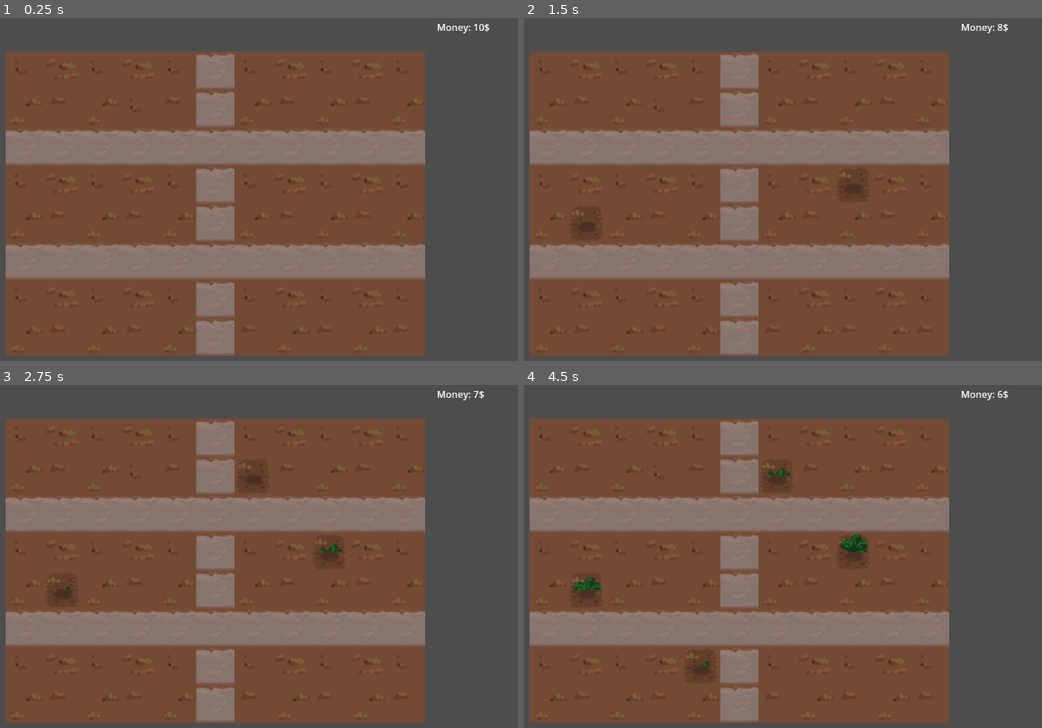
Above: before the commit, frames 1-4 (two rows, left to right).
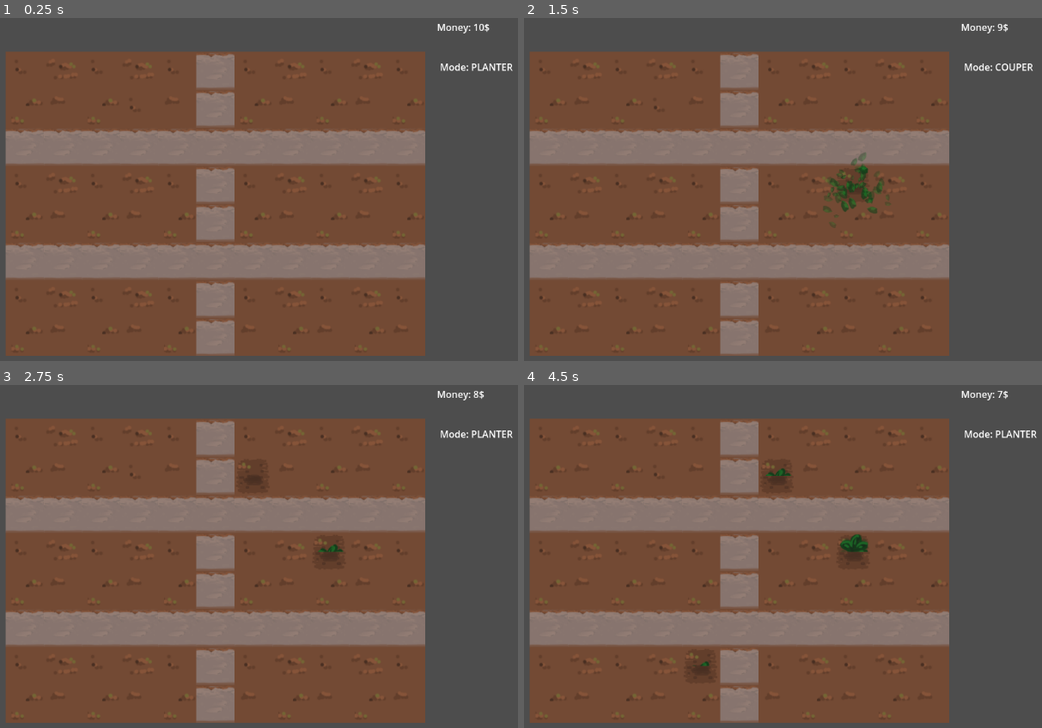
Above: after the commit, the same moments.

Repository: serrureriehurluberlesque/EGJ2025
Game: Godot game, scene res://scenes/world/world.tscn
Same seed, same stepped clock (60 frames per second), same inputs: the game is played once before the commit and once after it.
Inputs (mouse positions are in pixels of both pictures, inside the frame that each line leads up to):
- Up to frame 1 (0.25 s): no input
- Up to frame 2 (1.5 s): tap Enter at 0.5 s; move the mouse to (871, 186) at 0.52 s; press the mouse at (871, 186) at 0.53 s; tap C (cut_mode, bound only after the commit) at 0.8, 1.35 s; move the mouse to (580, 223) at 1.27 s; release the mouse at (580, 223) at 1.28 s; click (580, 223) at 1.42 s
- Up to frame 3 (2.75 s): tap P (plant_mode, bound only after the commit) at 1.55 s; move the mouse to (264, 487) at 2.02 s; hold P (plant_mode, bound only after the commit) from 2.03 s (still down); click (264, 487) at 2.3 s
- Up to frame 4 (4.5 s): tap Space at 2.75, 4.25 s; move the mouse to (684, 649) at 2.77 s; release P (plant_mode, bound only after the commit) at 2.78 s; click (684, 649) at 2.85 s; tap C (cut_mode, bound only after the commit) at 3.05 s; tap Enter at 3.5 s; move the mouse to (928, 631) at 3.52 s; hold C (cut_mode, bound only after the commit) 3.53-4.28 s; click (928, 631) at 3.67 s; tap P (plant_mode, bound only after the commit) at 3.8, 4.35 s; move the mouse to (outside the picture) at 4.27 s

The runs differ from the first frame. In frame 1, 0.2% of the frame differs, in the area x 85-100%, y 13-16%; in frame 2, 1.0%, in the area x 9-99%, y 2-64%; in frame 3, 0.3%; in frame 4, 0.5%.

Commit message:
Add mode and harvest

Diff:
--- a/egj2025/project.godot
+++ b/egj2025/project.godot
@@ -22,6 +22,16 @@
 "events": [Object(InputEventMouseButton,"resource_local_to_scene":false,"resource_name":"","device":-1,"window_id":0,"a …(258 unchanged characters)…
 ]
 }
+cut_mode={
+"deadzone": 0.2,
+"events": [Object(InputEventKey,"resource_local_to_scene":false,"resource_name":"","device":-1,"window_id":0,"alt_pressed":false,"shift_pressed":false,"ctrl_pressed":false,"meta_pressed":false,"pressed":false,"keycode":0,"physical_keycode":67,"key_label":0,"unicode":99,"location":0,"echo":false,"script":null)
+]
+}
+plant_mode={
+"deadzone": 0.2,
+"events": [Object(InputEventKey,"resource_local_to_scene":false,"resource_name":"","device":-1,"window_id":0,"alt_pressed":false,"shift_pressed":false,"ctrl_pressed":false,"meta_pressed":false,"pressed":false,"keycode":0,"physical_keycode":80,"key_label":0,"unicode":112,"location":0,"echo":false,"script":null)
+]
+}
 
 [rendering]
 
--- a/egj2025/scenes/world/world.gd
+++ b/egj2025/scenes/world/world.gd
@@ -11,30 +11,64 @@
 
 const SEED_COST = 1
 
-var plant_coords = []
+enum Mode {PLANT_MODE, CUT_MODE, WATER_MODE}
+
+const mode_strs = {
+	Mode.PLANT_MODE: "PLANTER",
+	Mode.CUT_MODE: "COUPER",
+}
+
+var plants = {}
 var moneyy = 10
+var current_mode = Mode.PLANT_MODE
 
 func _ready():
-	update_moneyy()
+	display_moneyy()
+	display_mode()
 
 func _input(event):
 	if event.is_action_pressed("activate"):
 		var map_coords = $Map.local_to_map(event.position)
 
-		if $Map.get_cell_atlas_coords(map_coords) in EARTH_TILES_ATLAS_COORDS \
-		and map_coords not in plant_coords \
-		and self.moneyy >= SEED_COST:
+		if current_mode == Mode.PLANT_MODE and can_plant(map_coords):
 			$Map.set_cell(map_coords, 2, Vector2i(2,1))
 			var new_plant = plant_.instantiate()
 			new_plant.position = $Map.map_to_local(map_coords)
 			new_plant.z_index = map_coords[1]
+			new_plant.connect("cutted", harvest_plant.bind(map_coords))
 			add_child(new_plant)
-			plant_coords.append(map_coords)
+			plants[map_coords] = new_plant
 
 			# Update moneyy
 			self.moneyy -= SEED_COST
-			update_moneyy()
+			display_moneyy()
 
+	elif event.is_action_pressed("cut_mode"):
+		current_mode = Mode.CUT_MODE
+		display_mode()
+	elif event.is_action_pressed("plant_mode"):
+		current_mode = Mode.PLANT_MODE
+		display_mode()
 
-func update_moneyy():
-	$MoneyyLabel.text = "Money: %d$" % self.moneyy
+func _physics_process(delta: float) -> void:
+	if current_mode == Mode.CUT_MODE and Input.is_mouse_button_pressed(MOUSE_BUTTON_LEFT):
+		var mouse_position = get_viewport().get_mouse_position()
+		var map_coords = $Map.local_to_map(mouse_position)
+		if map_coords in plants.keys():
+			plants[map_coords].cut(delta)
+
+func can_plant(map_coords: Vector2i):
+	return $Map.get_cell_atlas_coords(map_coords) in EARTH_TILES_ATLAS_COORDS \
+		and map_coords not in plants.keys() \
+		and self.moneyy >= SEED_COST
+
+func harvest_plant(price, coords):
+	plants.erase(coords)
+	self.moneyy += price
+	display_moneyy()
+
+func display_moneyy():
+	$MoneyyLabel.text = "Money: %d$" % moneyy
+
+func display_mode():
+	$ModeLabel.text = "Mode: %s" % mode_strs[current_mode]
--- a/egj2025/scenes/world/world.tscn
+++ b/egj2025/scenes/world/world.tscn
@@ -32,6 +32,12 @@
 [node name="World" type="Node2D"]
 script = ExtResource("2_sl2e5")
 
+[node name="ModeLabel" type="Label" parent="."]
+offset_left = 985.0
+offset_top = 78.0
+offset_right = 1143.0
+offset_bottom = 133.0
+
 [node name="MoneyyLabel" type="Label" parent="."]
 offset_left = 980.0
 offset_top = 11.0
